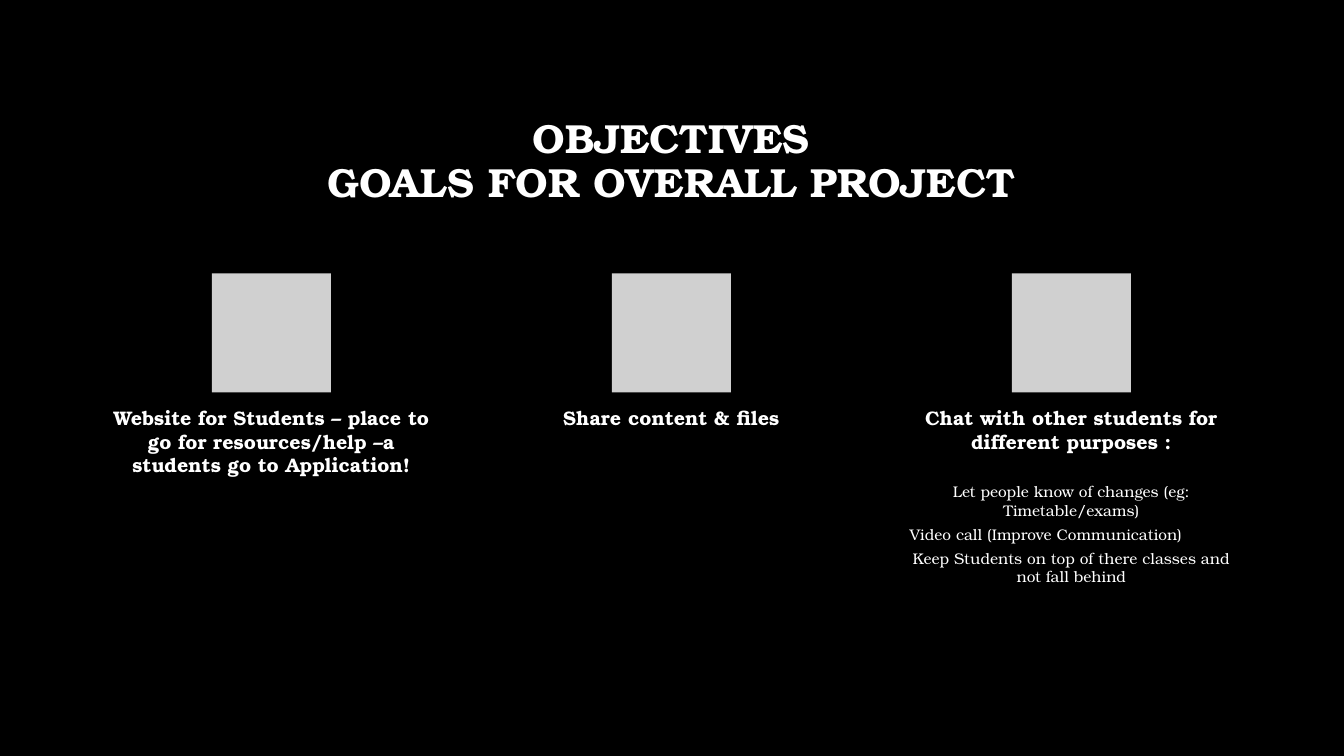
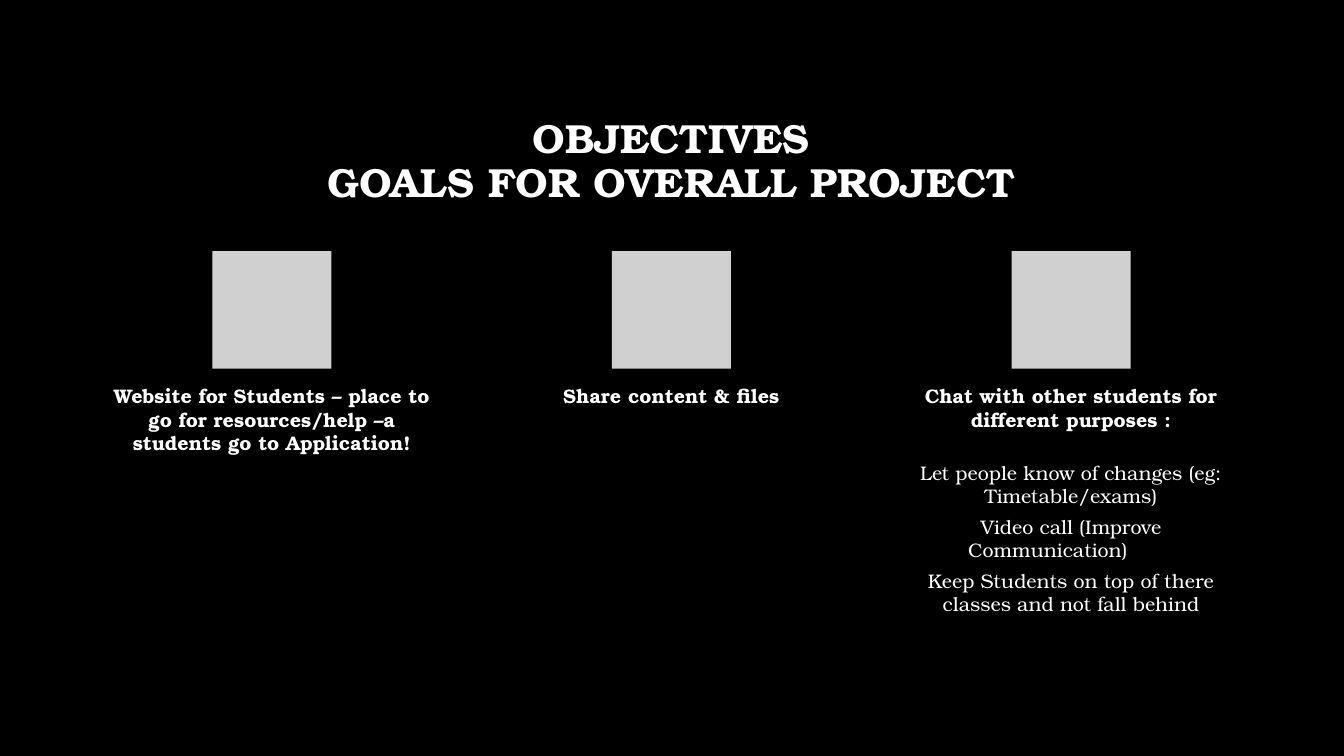
Before and after one commit to GallagherStephen/4thYearProject-Dissertation, a slide deck: slide 3 of Presentation/4th Year Presentation.pptx. Drawn at 1344x756 pixels with LibreOffice and Linux fonts; fonts in the diff are those of the drawing; grey boxes stand for pictures; background and template pictures are left out. Boxes give left, top, right and bottom in pixels: in the first picture for what was removed or moved away, otherwise in the second. Text is boxed around its words. In the diff, an @@ line names an element or a change of style, - is before the commit and + after.

```diff
--- a/Presentation/4th Year Presentation.pptx
+++ b/Presentation/4th Year Presentation.pptx
@@ 3 pictures, 3 texts: place and size @@
-3 pictures, 3 texts at (114, 273, 1217, 477)
+3 pictures, 3 texts at (114, 251, 1217, 455)
@@ text "Let people know of changes ...": place and size @@
-text "Let people know of changes ..." at (910, 485, 1230, 582)
+text "Let people know of changes ..." at (920, 465, 1222, 611)
@@ text "Let people know of changes ..." at (920, 465, 1222, 611): size 11 to 14 pt; more space between paragraphs @@
```
Also in this commit, not shown: 2 other slides changed, 3 slides added, 2 slides removed.
